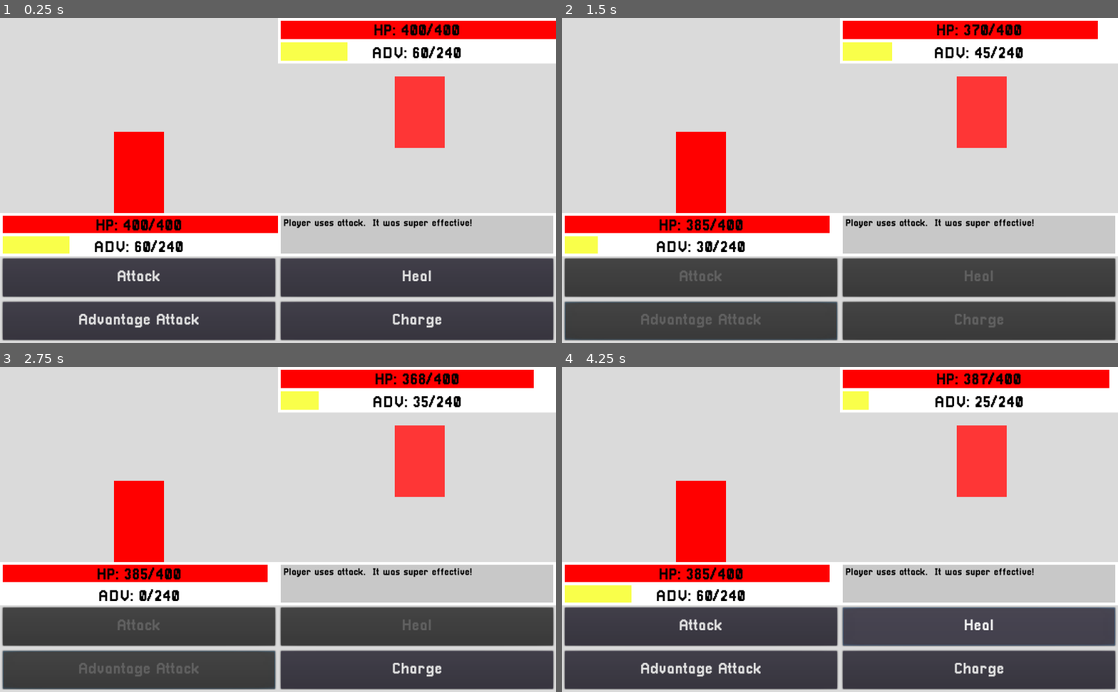
Above: before the commit, frames 1-4 (two rows, left to right).
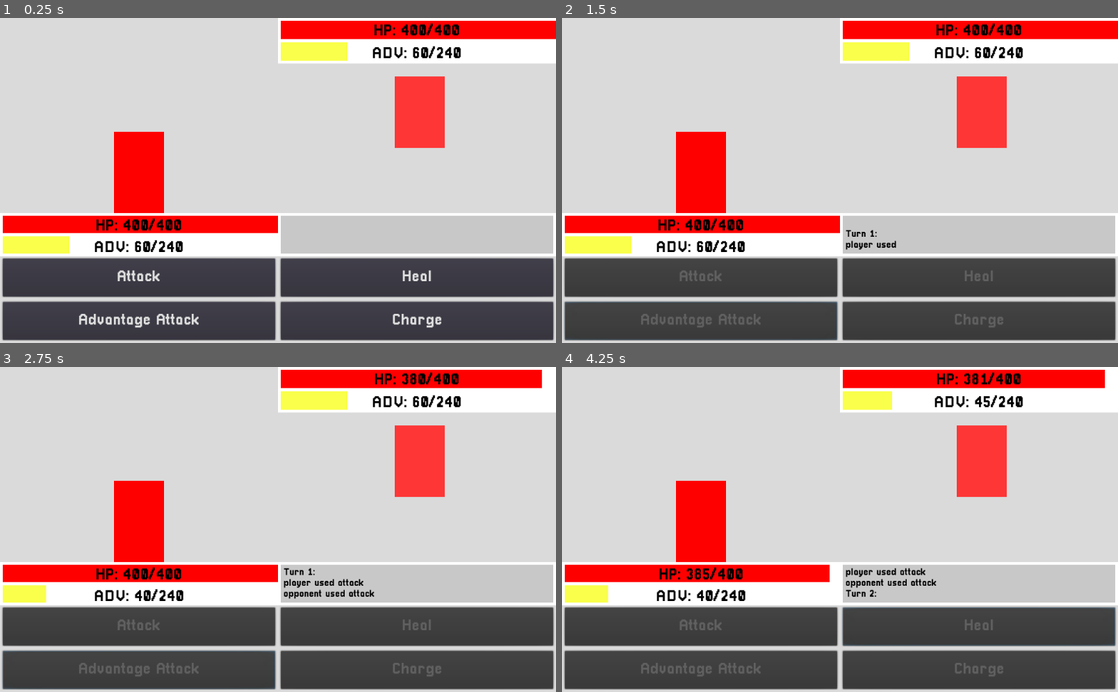
Above: after the commit, the same moments.

Repository: ArtlessAvian/kind-opponent
Game: Godot game, scene res://gameingame/BattleWView.tscn
Same seed, same stepped clock (60 frames per second), same inputs: the game is played once before the commit and once after it.
Inputs (mouse positions are in pixels of both pictures, inside the frame that each line leads up to):
- Up to frame 1 (0.25 s): no input
- Up to frame 2 (1.5 s): click "Attack" at 0.5 s; click (701, 320) at 1.25 s, where only the run before the commit has a clickable "Advantage Attack"
- Up to frame 3 (2.75 s): tap Enter (ui_accept) at 2, 2.27, 2.3, 2.57 s; move the mouse to (417, 380) at 2.02 s; click (417, 380) at 2.1 s
- Up to frame 4 (4.25 s): click (979, 669) at 2.75 s, where only the run before the commit has a clickable "Charge"; click (979, 627) at 3.5 s, where only the run after the commit has a clickable "Heal"

The runs differ from the first frame. In frame 1, 0.4% of the frame differs, in the area x 51-85%, y 61-65%; in frame 2, 1.9%; in frame 3, 2.9%, in the area x 0-98%, y 0-96%; in frame 4, 2.2%.

Commit message:
textbox shenanigans

Diff:
--- a/GameUI.tscn
+++ b/GameUI.tscn
@@ -201,6 +201,8 @@
 custom_fonts/normal_font = ExtResource( 8 )
 custom_colors/default_color = Color( 0, 0, 0, 1 )
 text = "Player uses attack.  It was super effective!"
+scroll_active = false
+scroll_following = true
 
 
 [editable path="UICanvas/EnemyUI/EnemyBars/EnemyAdvRegion/EnemyAdvBar"]
--- a/UIBarMaster.gd
+++ b/UIBarMaster.gd
@@ -19,7 +19,7 @@
 	if not character == null:
 		counter = character.max_health if copy_health else character.advantage
 		bar.set_value(float(counter) / self._get_target_max())
-		label.update_value(str(floor(counter), "/", self._get_target_max()))
+		label.update_value(str(ceil(counter), "/", self._get_target_max()))
 
 
 
@@ -34,10 +34,10 @@
 	# if you move past the target
 	if ((target - counter) * (diff) > 0):
 		bar.set_value(counter / self._get_target_max())
-		label.update_value(str(floor(counter), "/", self._get_target_max()))
+		label.update_value(str(ceil(counter), "/", self._get_target_max()))
 	else:
 		bar.set_value(float(target) / self._get_target_max())
-		label.update_value(str(floor(target), "/", self._get_target_max()))
+		label.update_value(str(ceil(target), "/", self._get_target_max()))
 		return true
 
 #	health = target._health
--- a/gameingame/Battle.gd
+++ b/gameingame/Battle.gd
@@ -60,4 +60,4 @@
 
 func _text_box(text):
 	print(text)
-	self.emit_signal("user_feedback", text)
+	self.emit_signal("user_feedback", text, true)
--- a/gameingame/BattleWMockup.tscn
+++ b/gameingame/BattleWMockup.tscn
@@ -180,10 +180,10 @@
 "
 script = SubResource( 3 )
 
-[connection signal="update_bars" from="." to="TEMPORARY/opponent health" method="_on_Battle_update_bars"]
+[connection signal="update_bars" from="." to="TEMPORARY/player health" method="_on_Battle_update_bars"]
 [connection signal="update_bars" from="." to="TEMPORARY/opponent advantage" method="_on_Battle_update_bars"]
 [connection signal="update_bars" from="." to="TEMPORARY/player advantage" method="_on_Battle_update_bars"]
-[connection signal="update_bars" from="." to="TEMPORARY/player health" method="_on_Battle_update_bars"]
+[connection signal="update_bars" from="." to="TEMPORARY/opponent health" method="_on_Battle_update_bars"]
 [connection signal="user_feedback" from="." to="TEMPORARY/Label" method="_on_Battle_user_feedback"]
 [connection signal="button_down" from="TEMPORARY/Button0" to="." method="_on_button_down" binds= [ 0 ]]
 [connection signal="button_down" from="TEMPORARY/Button1" to="." method="_on_button_down" binds= [ 1 ]]
--- a/gameingame/BattleWView.tscn
+++ b/gameingame/BattleWView.tscn
@@ -1,14 +1,13 @@
 [gd_scene load_steps=5 format=2]
 
 [ext_resource path="res://GameUI.tscn" type="PackedScene" id=1]
-[ext_resource path="res://animations/AttackAnimation.tres" type="Animation" id=2]
-[ext_resource path="res://gameingame/viewintegration/Button.gd" type="Script" id=3]
-[ext_resource path="res://gameingame/Battle.tscn" type="PackedScene" id=4]
+[ext_resource path="res://gameingame/viewintegration/Button.gd" type="Script" id=2]
+[ext_resource path="res://gameingame/Battle.tscn" type="PackedScene" id=3]
+[ext_resource path="res://gameingame/RichTextLabel.gd" type="Script" id=4]
 
-[node name="GameUI" instance=ExtResource( 1 )]
+[node name="GameUI" index="0" instance=ExtResource( 1 )]
 
 [node name="EnemyHPBar" parent="UICanvas/EnemyUI/EnemyBars/EnemyHPregion" index="0"]
-color = Color( 1, 1, 1, 1 )
 copy_health = true
 target_path = NodePath("../../../../../Battle")
 
@@ -28,40 +27,54 @@
 [node name="Attack1Button" parent="UICanvas/PlayerUI/PlayerActions/Action1Region" index="0"]
 focus_neighbour_right = NodePath("../../Action3Region/Attack3Button")
 focus_neighbour_bottom = NodePath("../../Action2Region/Attack2Button")
-script = ExtResource( 3 )
+script = ExtResource( 2 )
 player_path = NodePath("../../../../../Battle/Player")
 
 [node name="Attack2Button" parent="UICanvas/PlayerUI/PlayerActions/Action2Region" index="0"]
 focus_neighbour_top = NodePath("../../Action1Region/Attack1Button")
 focus_neighbour_right = NodePath("../../Action4Region/Attack4Button")
-script = ExtResource( 3 )
+script = ExtResource( 2 )
 player_path = NodePath("../../../../../Battle/Player")
 move_id = 1
 
 [node name="Attack3Button" parent="UICanvas/PlayerUI/PlayerActions/Action3Region" index="0"]
 focus_neighbour_left = NodePath("../../Action1Region/Attack1Button")
 focus_neighbour_bottom = NodePath("../../Action4Region/Attack4Button")
-script = ExtResource( 3 )
+script = ExtResource( 2 )
 player_path = NodePath("../../../../../Battle/Player")
 move_id = 2
 
 [node name="Attack4Button" parent="UICanvas/PlayerUI/PlayerActions/Action4Region" index="0"]
 focus_neighbour_left = NodePath("../../Action2Region/Attack2Button")
 focus_neighbour_top = NodePath("../../Action3Region/Attack3Button")
-script = ExtResource( 3 )
+script = ExtResource( 2 )
 player_path = NodePath("../../../../../Battle/Player")
 move_id = 3
 
-[node name="Battle" parent="." index="3" instance=ExtResource( 4 )]
+[node name="Battle" parent="." index="3" instance=ExtResource( 3 )]
+
+[node name="RichTextLabel" parent="Panel/Control" index="0"]
+visible_characters = 0
+percent_visible = 0.0
+text = "
+
+
+
+
+
+
+"
+script = ExtResource( 4 )
 
 [connection signal="button_down" from="UICanvas/PlayerUI/PlayerActions/Action1Region/Attack1Button" to="Battle" method="_on_button_down" binds= [ 0 ]]
 [connection signal="button_down" from="UICanvas/PlayerUI/PlayerActions/Action2Region/Attack2Button" to="Battle" method="_on_button_down" binds= [ 1 ]]
 [connection signal="button_down" from="UICanvas/PlayerUI/PlayerActions/Action3Region/Attack3Button" to="Battle" method="_on_button_down" binds= [ 2 ]]
 [connection signal="button_down" from="UICanvas/PlayerUI/PlayerActions/Action4Region/Attack4Button" to="Battle" method="_on_button_down" binds= [ 3 ]]
 [connection signal="update_bars" from="Battle" to="UICanvas/EnemyUI/EnemyBars/EnemyHPregion/EnemyHPBar" method="_on_Battle_update_bars"]
+[connection signal="update_bars" from="Battle" to="UICanvas/EnemyUI/EnemyBars/EnemyAdvRegion/EnemyAdvBar" method="update_children"]
 [connection signal="update_bars" from="Battle" to="UICanvas/PlayerUI/PlayerBars/PlayerAdvRegion/EnemyAdvBar" method="_on_Battle_update_bars"]
-[connection signal="update_bars" from="Battle" to="UICanvas/EnemyUI/EnemyBars/EnemyAdvRegion/EnemyAdvBar" method="update_children"]
 [connection signal="update_bars" from="Battle" to="UICanvas/PlayerUI/PlayerBars/PlayerHPRegion/PlayerHealthBar" method="update_children"]
+[connection signal="user_feedback" from="Battle" to="Panel/Control/RichTextLabel" method="_on_Battle_user_feedback"]
 
 [editable path="UICanvas/EnemyUI/EnemyBars/EnemyAdvRegion/EnemyAdvBar"]
 
--- /dev/null
+++ b/gameingame/RichTextLabel.gd
@@ -0,0 +1,22 @@
+extends RichTextLabel
+
+var blocking = true
+var done_time = 0
+var characters = 0
+
+func _thing(delta):
+	self.percent_visible = min(1, self.percent_visible + delta * 60 / characters)
+	if (self.percent_visible == 1):
+		done_time += delta
+		if (done_time > 1 or Input.is_action_just_pressed("ui_accept") or Input.is_action_just_pressed("click_anywhere")):
+			return true
+
+func _on_Battle_user_feedback(text, blocking):
+	done_time = 0
+
+	self.percent_visible = float(characters) / (characters + len(text))
+	characters += len(text)
+
+	self.text += "\n" + text
+	if blocking:
+		$"../../../Battle".yielding_for_queue.push_back(self)
--- a/project.godot
+++ b/project.godot
@@ -19,6 +19,14 @@
 run/main_scene="res://gameingame/BattleWView.tscn"
 config/icon="res://icon.png"
 
+[input]
+
+click_anywhere={
+"deadzone": 0.5,
+"events": [ Object(InputEventMouseButton,"resource_local_to_scene":false,"resource_name":"","device":0,"alt":false,"shift":false,"control":false,"meta":false,"command":false,"button_mask":0,"position":Vector2( 0, 0 ),"global_position":Vector2( 0, 0 ),"factor":1.0,"button_index":1,"pressed":false,"doubleclick":false,"script":null)
+ ]
+}
+
 [rendering]
 
 quality/driver/driver_name="GLES2"
